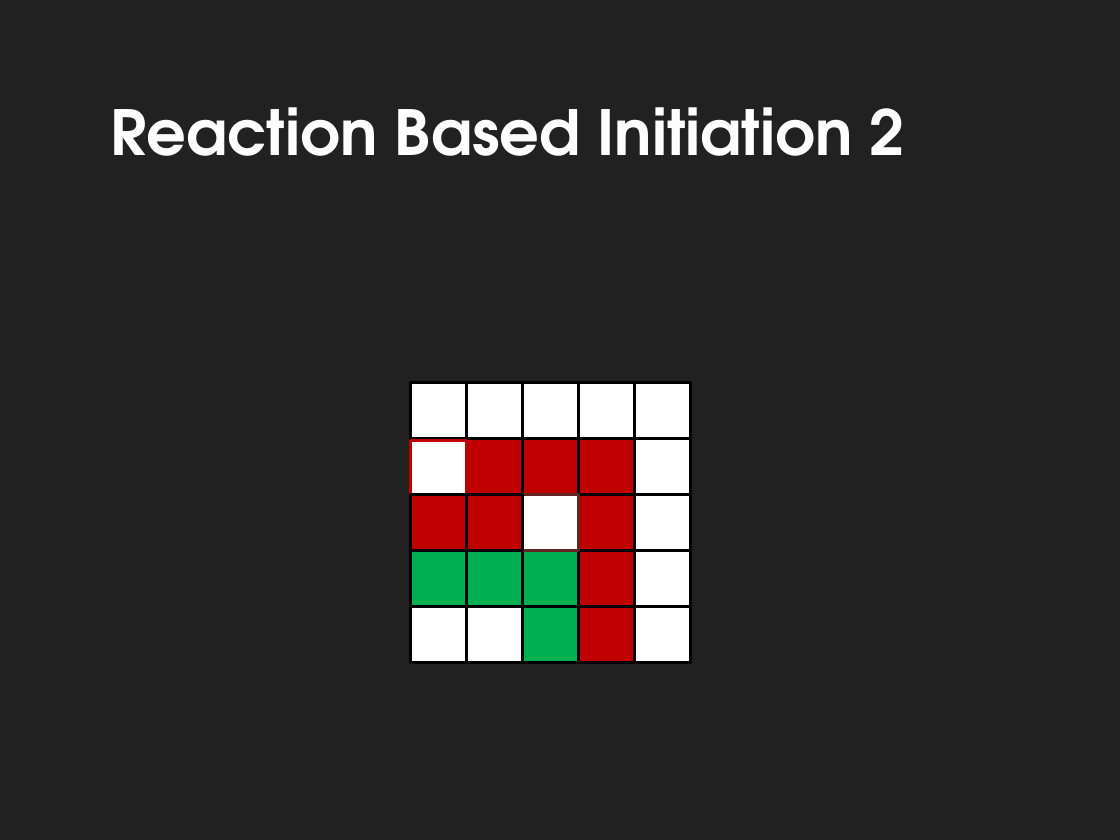
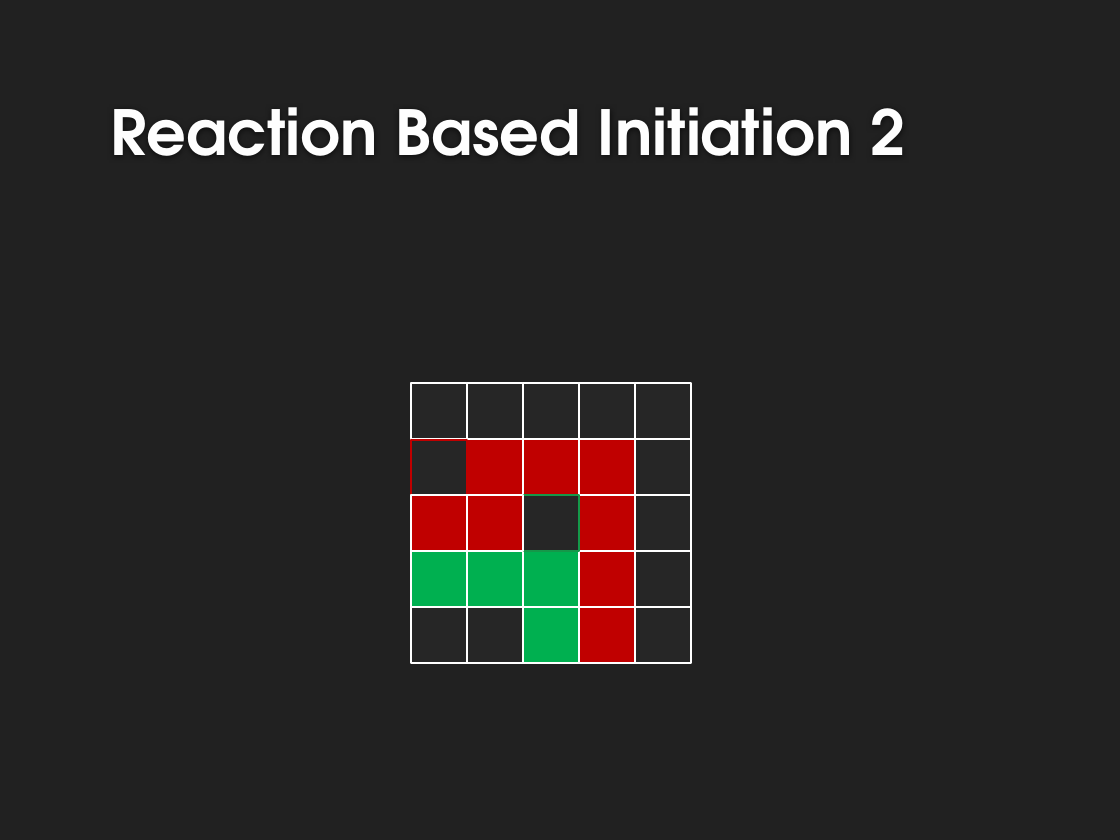
Before and after one commit to UWWAIProject/TronAI, a slide deck: slide 10 of Hammerhead Tron AI.pptx. Drawn at 1120x840 pixels with LibreOffice and Linux fonts; fonts in the diff are those of the drawing; background and template pictures are left out. Boxes give left, top, right and bottom in pixels: in the first picture for what was removed or moved away, otherwise in the second. Text is boxed around its words. In the diff, an @@ line names an element or a change of style, - is before the commit and + after.

```diff
--- a/Hammerhead Tron AI.pptx
+++ b/Hammerhead Tron AI.pptx
@@ rectangle at [411,440,467,496]: fill #FFFFFF to #262626; outline #C00000 2 pt to #C00000 1.25 pt @@
@@ outline #000000 2 pt to #FFFFFF 1.25 pt in 12 elements at [579,551,635,607], [523,607,579,663], [579,607,635,663], [579,495,635,551], [523,439,579,495], [523,551,579,607], [579,439,635,495], [467,439,523,495], [467,551,523,607], [411,551,467,607], [467,495,523,551], [411,495,467,551] @@
@@ rectangle at [523,495,579,551]: fill #FFFFFF to #262626; outline #632523 2 pt to #159849 1.25 pt @@
@@ fill #FFFFFF to #262626; outline #000000 2 pt to #FFFFFF 1.25 pt in 12 elements at [411,383,467,439], [467,383,523,439], [523,383,579,439], [579,383,635,439], [411,439,467,495], [635,495,691,551], [635,383,691,439], [411,607,467,663], [467,607,523,663], [635,607,691,663], [635,439,691,495], [635,551,691,607] @@
```
Also in this commit, not shown: 10 other slides changed.
